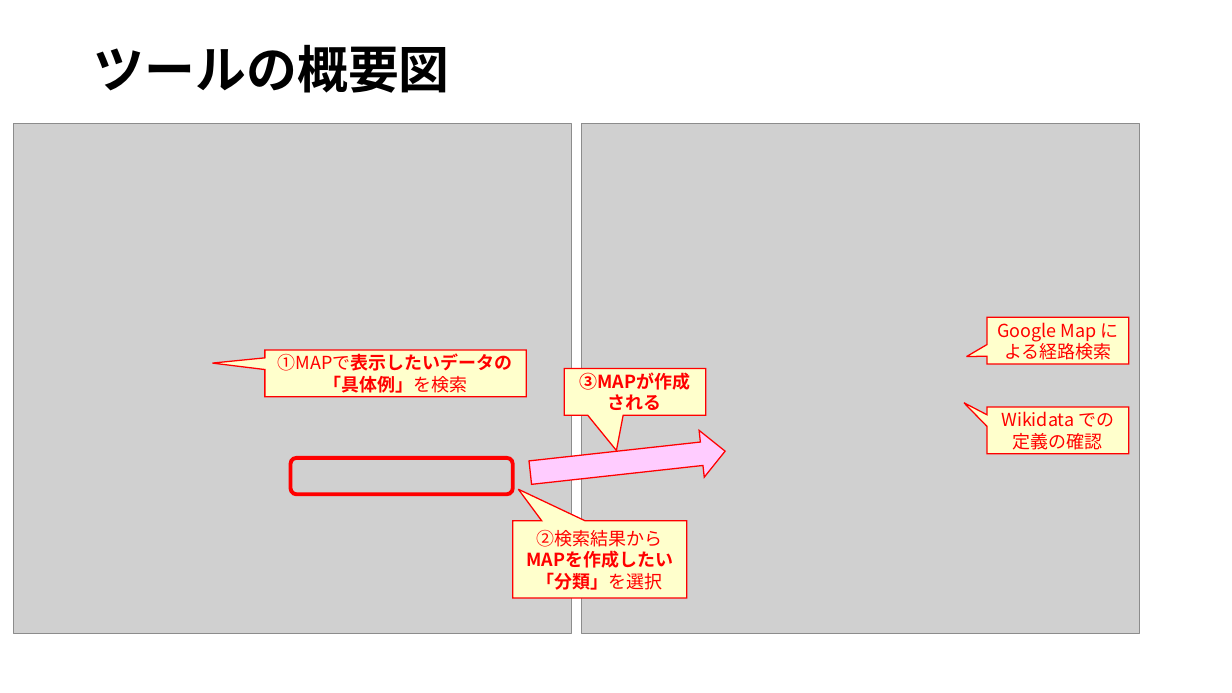
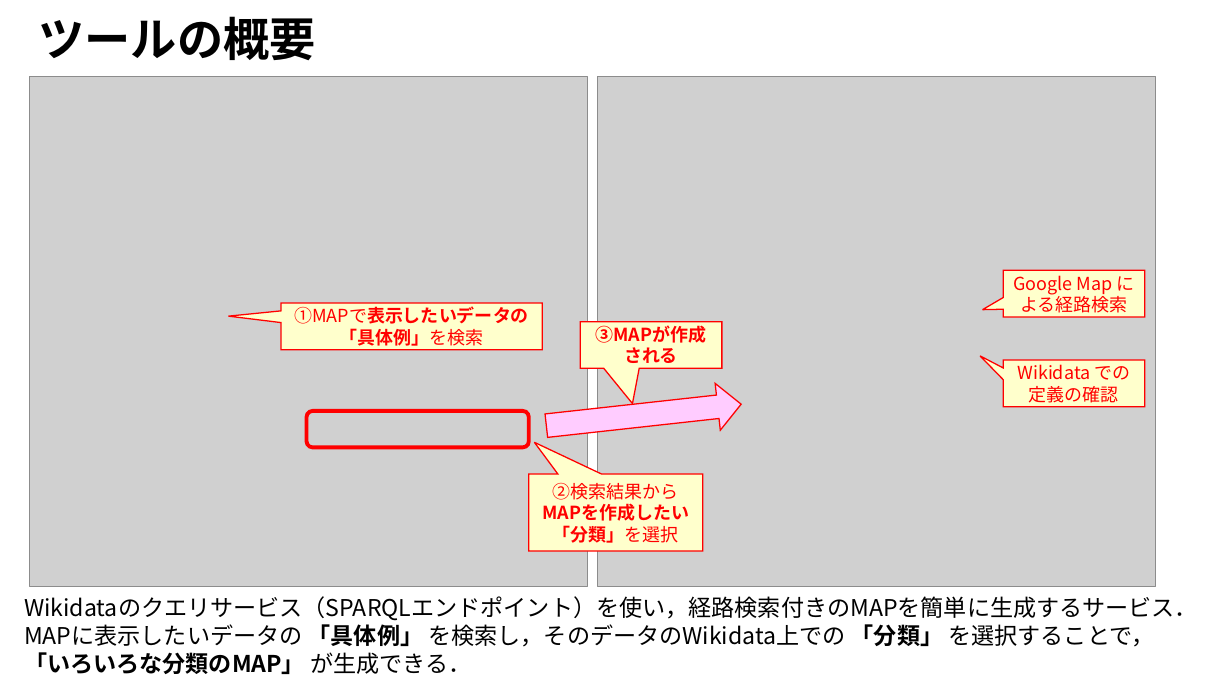
Before and after one commit to oecu-kozaki-lab/WikidataMapVIS, a slide deck: slide 2 of doc/WikidataMapVIS説明図.pptx. Drawn at 1232x693 pixels with LibreOffice and Linux fonts; fonts in the diff are those of the drawing; grey boxes stand for pictures. Boxes give left, top, right and bottom in pixels: in the first picture for what was removed or moved away, otherwise in the second. Text is boxed around its words. In the diff, an @@ line names an element or a change of style, - is before the commit and + after.

Commit message:
使い方の資料追加

```diff
--- a/doc/WikidataMapVIS説明図.pptx
+++ b/doc/WikidataMapVIS説明図.pptx
@@ title at bbox=[38, 16, 315, 60]: text changed; size 39.6 to 36 pt; font Noto Sans CJK JP to Arial @@
-ツールの概要図
+ツールの概要
@@ speech box "Wikidata での定義の確認": place and size @@
-speech box "Wikidata での定義の確認" at bbox=[987, 408, 1128, 455]
+speech box "Wikidata での定義の確認" at bbox=[1004, 360, 1145, 408]
@@ 4 speech boxes, 2 pictures, 1 right arrow, 1 rounded rectangle: place and size @@
-4 speech boxes, 2 pictures, 1 right arrow, 1 rounded rectangle at bbox=[13, 123, 1140, 633]
+4 speech boxes, 2 pictures, 1 right arrow, 1 rounded rectangle at bbox=[30, 77, 1156, 587]
@@ text added at bbox=[24, 596, 1198, 674], 18 pt, text #000000 @@
+Wikidataのクエリサービス（SPARQLエンドポイント）を使い，経路検索付きのMAPを簡単に生成するサービス．
+MAPに表示したいデータの 「具体例」 を検索し，そのデータのWikidata上での 「分類」 を選択することで，「いろいろな分類のMAP」 が生成できる．
```
Also in this commit, not shown: 4 other slides changed, 2 slides added, 2 slides removed, 1 other file.
